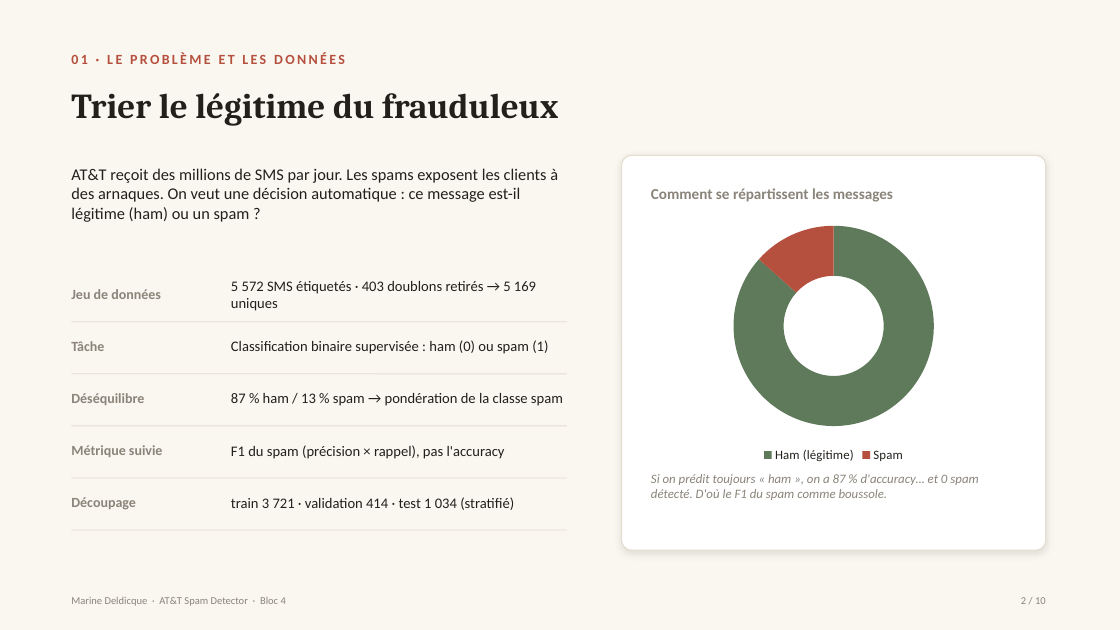
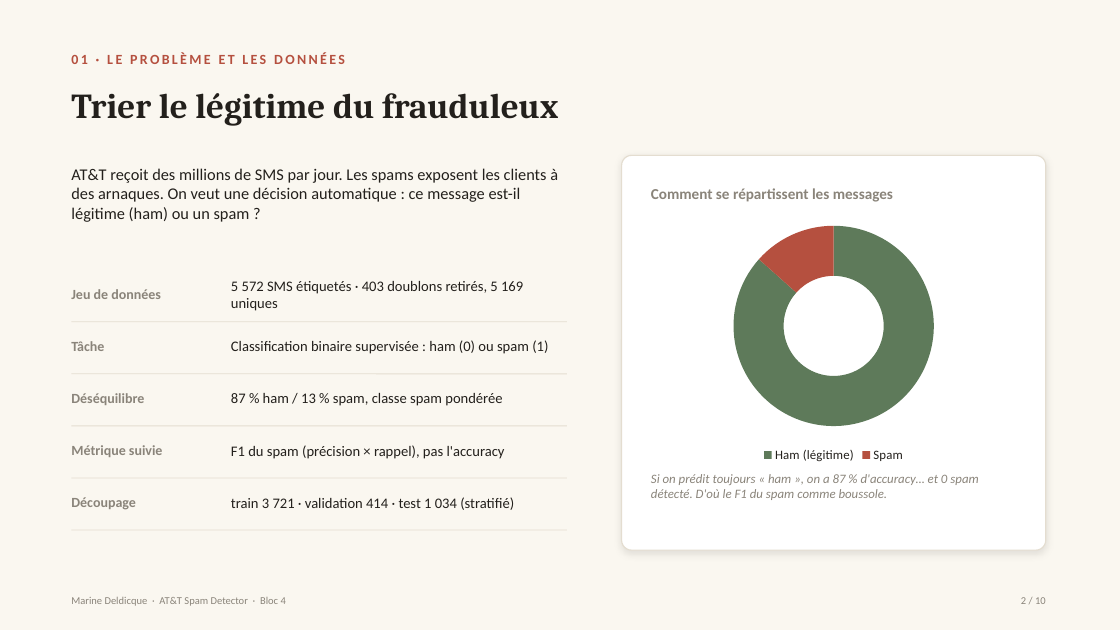
Before and after one commit to marinedde/cdsd-certification, a slide deck: slide 2 of bloc4-deep-learning/ATT_SpamDetector_Presentation.pptx. Drawn at 1120x630 pixels with LibreOffice and Linux fonts; fonts in the diff are those of the drawing. Boxes give left, top, right and bottom in pixels: in the first picture for what was removed or moved away, otherwise in the second. Text is boxed around its words. In the diff, an @@ line names an element or a change of style, - is before the commit and + after.

```diff
--- a/bloc4-deep-learning/ATT_SpamDetector_Presentation.pptx
+++ b/bloc4-deep-learning/ATT_SpamDetector_Presentation.pptx
@@ text at (231,281,523,311): text changed @@
-5 572 SMS étiquetés · 403 doublons retirés → 5 169 uniques
+5 572 SMS étiquetés · 403 doublons retirés, 5 169 uniques
@@ text at (231,393,502,406): text changed @@
-87 % ham / 13 % spam → pondération de la classe spam
+87 % ham / 13 % spam, classe spam pondérée
```
Also in this commit, not shown: 5 other slides changed, 3 other files.
